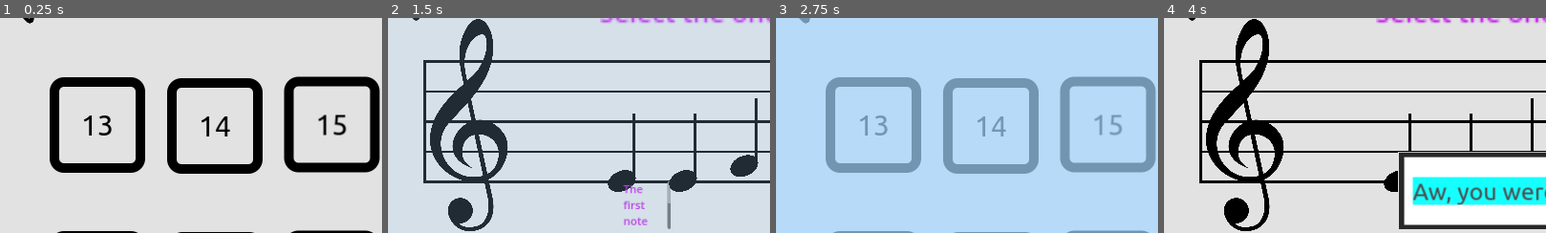
Above: before the commit, frames 1-4 (left to right).
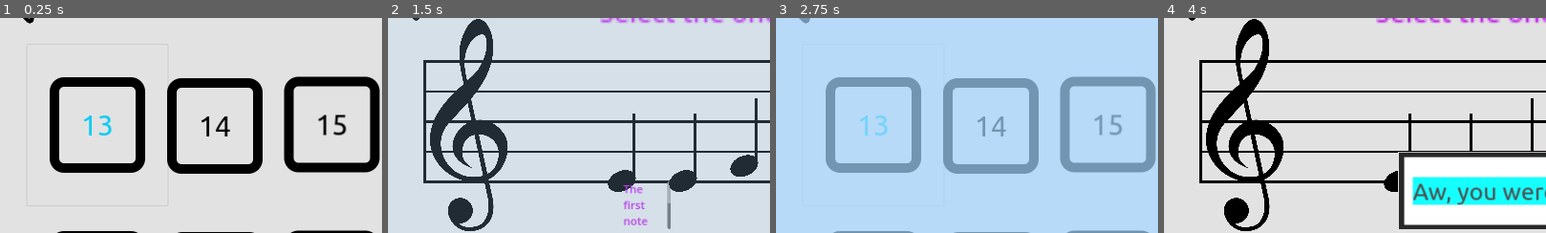
Above: after the commit, the same moments.

Repository: Sniggiho/COMP225-Reluna
Game: Godot game, scene res://Scenes/Tutorial/tutorialScreen2.tscn
Same seed, same stepped clock (60 frames per second), same inputs: the game is played once before the commit and once after it. This scene is started directly instead of the project's main scene.
Inputs (mouse positions are % of the whole screen's width and height, from its top left):
- Up to frame 1 (0.25 s): no input
- Up to frame 2 (1.5 s): click "13" at 0.5 s; click (31, 48) at 1.27 s
- Up to frame 3 (2.75 s): click (4, 7) at 2 s
- Up to frame 4 (4 s): click "14" at 2.75 s; click (73, 81) at 3.5 s
The pictures show only the part of the screen within x 0-50%, y 10-60%; the shares and areas given below are measured in that part.

The runs differ from the first frame. In frame 1, 0.2% of the frame differs, in the area x 22-30%, y 45-55%; in frame 2, nothing differs; in frame 3, 0.2%; in frame 4, nothing differs.

Commit message:
changed names to pascal case in tutorial levels

Diff:
--- a/Project/Scenes/LevelManager/LevelManager.gd
+++ b/Project/Scenes/LevelManager/LevelManager.gd
@@ -122,7 +122,7 @@
 
 	var correct : bool = listOfDetunedNotes.hash() == playersSelectedNotes.hash()
 
-	var feedbackText = get_parent().find_child("Feedback").find_child("feedbackTemp")
+	var feedbackText = get_parent().find_child("Feedback").find_child("FeedbackTemp")
 
 	## TODO
 	if correct:
--- a/Project/Scenes/Tutorial/tutorialScreen.gd
+++ b/Project/Scenes/Tutorial/tutorialScreen.gd
@@ -1,6 +1,6 @@
 extends Node2D
 
-@onready var level1 = $level1
+@onready var level1 = $Level1
 func _ready():
 	GLevelData.prevScene = "res://Scenes/Tutorial/tutorialScreen.tscn"
 	level1.grab_focus()
--- a/Project/Scenes/Tutorial/tutorialScreen.tscn
+++ b/Project/Scenes/Tutorial/tutorialScreen.tscn
@@ -8,132 +8,132 @@
 [node name="tutorialScreen" type="Node2D"]
 script = ExtResource("1_7ft8b")
 
-[node name="level1" parent="." instance=ExtResource("2_58rd6")]
+[node name="Level1" parent="." instance=ExtResource("2_58rd6")]
 offset_left = 57.0
 offset_top = 144.0
 offset_right = 351.0
 offset_bottom = 480.0
 focus_neighbor_top = NodePath("../ReturnButton")
-focus_neighbor_right = NodePath("../level2")
-focus_neighbor_bottom = NodePath("../level7")
+focus_neighbor_right = NodePath("../Level2")
+focus_neighbor_bottom = NodePath("../Level7")
 text = "1"
 tutorialNum = "1"
 
-[node name="level2" parent="." instance=ExtResource("2_58rd6")]
+[node name="Level2" parent="." instance=ExtResource("2_58rd6")]
 offset_left = 301.0
 offset_top = 146.0
 offset_right = 597.0
 offset_bottom = 482.0
-focus_neighbor_left = NodePath("../level1")
-focus_neighbor_right = NodePath("../level3")
-focus_neighbor_bottom = NodePath("../level8")
+focus_neighbor_left = NodePath("../Level1")
+focus_neighbor_right = NodePath("../Level3")
+focus_neighbor_bottom = NodePath("../Level8")
 text = "2"
 tutorialNum = "2"
 
-[node name="level3" parent="." instance=ExtResource("2_58rd6")]
+[node name="Level3" parent="." instance=ExtResource("2_58rd6")]
 offset_left = 548.0
 offset_top = 143.0
 offset_right = 842.0
 offset_bottom = 479.0
-focus_neighbor_left = NodePath("../level2")
-focus_neighbor_right = NodePath("../level4")
-focus_neighbor_bottom = NodePath("../level9")
+focus_neighbor_left = NodePath("../Level2")
+focus_neighbor_right = NodePath("../Level4")
+focus_neighbor_bottom = NodePath("../Level9")
 text = "3"
 tutorialNum = "3"
 
-[node name="level4" parent="." instance=ExtResource("2_58rd6")]
+[node name="Level4" parent="." instance=ExtResource("2_58rd6")]
 offset_left = 783.0
 offset_top = 146.0
 offset_right = 1077.0
 offset_bottom = 482.0
-focus_neighbor_left = NodePath("../level3")
-focus_neighbor_right = NodePath("../level5")
-focus_neighbor_bottom = NodePath("../level10")
+focus_neighbor_left = NodePath("../Level3")
+focus_neighbor_right = NodePath("../Level5")
+focus_neighbor_bottom = NodePath("../Level10")
 text = "4"
 tutorialNum = "4"
 
-[node name="level5" parent="." instance=ExtResource("2_58rd6")]
+[node name="Level5" parent="." instance=ExtResource("2_58rd6")]
 offset_left = 1022.0
 offset_top = 147.0
 offset_right = 1316.0
 offset_bottom = 483.0
-focus_neighbor_left = NodePath("../level4")
-focus_neighbor_right = NodePath("../level6")
-focus_neighbor_bottom = NodePath("../level11")
+focus_neighbor_left = NodePath("../Level4")
+focus_neighbor_right = NodePath("../Level6")
+focus_neighbor_bottom = NodePath("../Level11")
 text = "5"
 tutorialNum = "5"
 
-[node name="level6" parent="." instance=ExtResource("2_58rd6")]
+[node name="Level6" parent="." instance=ExtResource("2_58rd6")]
 offset_left = 1256.0
 offset_top = 148.0
 offset_right = 1550.0
 offset_bottom = 484.0
-focus_neighbor_left = NodePath("../level5")
-focus_neighbor_bottom = NodePath("../level12")
+focus_neighbor_left = NodePath("../Level5")
+focus_neighbor_bottom = NodePath("../Level12")
 text = "6"
 tutorialNum = "6"
 
-[node name="level7" parent="." instance=ExtResource("2_58rd6")]
+[node name="Level7" parent="." instance=ExtResource("2_58rd6")]
 offset_left = 57.0
 offset_top = 466.0
 offset_right = 351.0
 offset_bottom = 802.0
-focus_neighbor_top = NodePath("../level1")
-focus_neighbor_right = NodePath("../level8")
+focus_neighbor_top = NodePath("../Level1")
+focus_neighbor_right = NodePath("../Level8")
 text = "7"
 tutorialNum = "7"
 
-[node name="level8" parent="." instance=ExtResource("2_58rd6")]
+[node name="Level8" parent="." instance=ExtResource("2_58rd6")]
 offset_left = 305.0
 offset_top = 468.0
 offset_right = 599.0
 offset_bottom = 804.0
-focus_neighbor_left = NodePath("../level7")
-focus_neighbor_top = NodePath("../level2")
-focus_neighbor_right = NodePath("../level9")
+focus_neighbor_left = NodePath("../Level7")
+focus_neighbor_top = NodePath("../Level2")
+focus_neighbor_right = NodePath("../Level9")
 text = "8"
 tutorialNum = "8"
 
-[node name="level9" parent="." instance=ExtResource("2_58rd6")]
+[node name="Level9" parent="." instance=ExtResource("2_58rd6")]
 offset_left = 548.0
 offset_top = 465.0
 offset_right = 842.0
 offset_bottom = 801.0
-focus_neighbor_left = NodePath("../level8")
-focus_neighbor_top = NodePath("../level3")
-focus_neighbor_right = NodePath("../level10")
+focus_neighbor_left = NodePath("../Level8")
+focus_neighbor_top = NodePath("../Level3")
+focus_neighbor_right = NodePath("../Level10")
 text = "9"
 tutorialNum = "9"
 
-[node name="level10" parent="." instance=ExtResource("2_58rd6")]
+[node name="Level10" parent="." instance=ExtResource("2_58rd6")]
 offset_left = 785.0
 offset_top = 468.0
 offset_right = 1079.0
 offset_bottom = 804.0
-focus_neighbor_left = NodePath("../level9")
-focus_neighbor_top = NodePath("../level4")
-focus_neighbor_right = NodePath("../level11")
+focus_neighbor_left = NodePath("../Level9")
+focus_neighbor_top = NodePath("../Level4")
+focus_neighbor_right = NodePath("../Level11")
 text = "10"
 tutorialNum = "10"
 
-[node name="level11" parent="." instance=ExtResource("2_58rd6")]
+[node name="Level11" parent="." instance=ExtResource("2_58rd6")]
 offset_left = 1022.0
 offset_top = 469.0
 offset_right = 1316.0
 offset_bottom = 805.0
-focus_neighbor_left = NodePath("../level10")
-focus_neighbor_top = NodePath("../level5")
-focus_neighbor_right = NodePath("../level12")
+focus_neighbor_left = NodePath("../Level10")
+focus_neighbor_top = NodePath("../Level5")
+focus_neighbor_right = NodePath("../Level12")
 text = "11"
 tutorialNum = "11"
 
-[node name="level12" parent="." instance=ExtResource("2_58rd6")]
+[node name="Level12" parent="." instance=ExtResource("2_58rd6")]
 offset_left = 1256.0
 offset_top = 470.0
 offset_right = 1550.0
 offset_bottom = 808.0
-focus_neighbor_left = NodePath("../level11")
-focus_neighbor_top = NodePath("../level6")
+focus_neighbor_left = NodePath("../Level11")
+focus_neighbor_top = NodePath("../Level6")
 focus_neighbor_right = NodePath("../NextButton")
 text = "12"
 tutorialNum = "12"
@@ -144,7 +144,7 @@
 offset_right = 1683.0
 offset_bottom = 986.0
 scale = Vector2(0.663342, 0.580939)
-focus_neighbor_left = NodePath("../level12")
+focus_neighbor_left = NodePath("../Level12")
 texture_normal = ExtResource("3_ijbfe")
 texture_hover = ExtResource("4_5a2cc")
 texture_focused = ExtResource("4_5a2cc")
@@ -156,7 +156,7 @@
 offset_right = 256.0
 offset_bottom = 252.0
 scale = Vector2(0.423342, 0.423342)
-focus_neighbor_bottom = NodePath("../level1")
+focus_neighbor_bottom = NodePath("../Level1")
 texture_normal = ExtResource("3_ijbfe")
 texture_hover = ExtResource("4_5a2cc")
 texture_focused = ExtResource("4_5a2cc")
--- a/Project/Scenes/Tutorial/tutorialScreen2.gd
+++ b/Project/Scenes/Tutorial/tutorialScreen2.gd
@@ -1,7 +1,9 @@
 extends Node2D
 
+@onready var level13 = $Level13
 func _ready():
 	GLevelData.prevScene = "res://Scenes/Tutorial/tutorialScreen2.tscn"
+	level13.grab_focus()
 
 func _on_return_button_pressed():
 	SceneTransition.change_scene("res://Scenes/Tutorial/tutorialScreen.tscn")
--- a/Project/Scenes/Tutorial/tutorialScreen2.tscn
+++ b/Project/Scenes/Tutorial/tutorialScreen2.tscn
@@ -8,99 +8,132 @@
 [node name="tutorialScreen2" type="Node2D"]
 script = ExtResource("1_26gmj")
 
-[node name="level1" parent="." instance=ExtResource("2_f20ib")]
+[node name="Level13" parent="." instance=ExtResource("2_f20ib")]
 offset_left = 57.0
 offset_top = 144.0
 offset_right = 351.0
 offset_bottom = 480.0
+focus_neighbor_top = NodePath("../ReturnButton")
+focus_neighbor_right = NodePath("../Level14")
+focus_neighbor_bottom = NodePath("../Level19")
 text = "13"
 tutorialNum = "13"
 
-[node name="level2" parent="." instance=ExtResource("2_f20ib")]
+[node name="Level14" parent="." instance=ExtResource("2_f20ib")]
 offset_left = 303.0
 offset_top = 146.0
 offset_right = 597.0
 offset_bottom = 482.0
+focus_neighbor_left = NodePath("../Level13")
+focus_neighbor_right = NodePath("../Level15")
+focus_neighbor_bottom = NodePath("../Level20")
 text = "14"
 tutorialNum = "14"
 
-[node name="level3" parent="." instance=ExtResource("2_f20ib")]
+[node name="Level15" parent="." instance=ExtResource("2_f20ib")]
 offset_left = 548.0
 offset_top = 143.0
 offset_right = 842.0
 offset_bottom = 479.0
+focus_neighbor_left = NodePath("../Level14")
+focus_neighbor_right = NodePath("../Level16")
+focus_neighbor_bottom = NodePath("../Level21")
 text = "15"
 tutorialNum = "15"
 
-[node name="level4" parent="." instance=ExtResource("2_f20ib")]
+[node name="Level16" parent="." instance=ExtResource("2_f20ib")]
 offset_left = 783.0
 offset_top = 146.0
 offset_right = 1077.0
 offset_bottom = 482.0
+focus_neighbor_left = NodePath("../Level15")
+focus_neighbor_right = NodePath("../Level17")
+focus_neighbor_bottom = NodePath("../Level22")
 text = "16"
 tutorialNum = "16"
 
-[node name="level5" parent="." instance=ExtResource("2_f20ib")]
+[node name="Level17" parent="." instance=ExtResource("2_f20ib")]
 offset_left = 1022.0
 offset_top = 147.0
 offset_right = 1316.0
 offset_bottom = 483.0
+focus_neighbor_left = NodePath("../Level16")
+focus_neighbor_right = NodePath("../Level18")
+focus_neighbor_bottom = NodePath("../Level23")
 text = "17"
 tutorialNum = "17"
 
-[node name="level6" parent="." instance=ExtResource("2_f20ib")]
+[node name="Level18" parent="." instance=ExtResource("2_f20ib")]
 offset_left = 1256.0
 offset_top = 148.0
 offset_right = 1550.0
 offset_bottom = 484.0
+focus_neighbor_left = NodePath("../Level17")
+focus_neighbor_bottom = NodePath("../Level24")
 text = "18"
 tutorialNum = "18"
 
-[node name="level7" parent="." instance=ExtResource("2_f20ib")]
+[node name="Level19" parent="." instance=ExtResource("2_f20ib")]
 offset_left = 57.0
 offset_top = 466.0
 offset_right = 351.0
 offset_bottom = 802.0
+focus_neighbor_top = NodePath("../Level13")
+focus_neighbor_right = NodePath("../Level20")
 text = "19"
 tutorialNum = "19"
 
-[node name="level8" parent="." instance=ExtResource("2_f20ib")]
+[node name="Level20" parent="." instance=ExtResource("2_f20ib")]
 offset_left = 305.0
 offset_top = 468.0
 offset_right = 599.0
 offset_bottom = 804.0
+focus_neighbor_left = NodePath("../Level19")
+focus_neighbor_top = NodePath("../Level14")
+focus_neighbor_right = NodePath("../Level21")
 text = "20"
 tutorialNum = "20"
 
-[node name="level9" parent="." instance=ExtResource("2_f20ib")]
+[node name="Level21" parent="." instance=ExtResource("2_f20ib")]
 offset_left = 548.0
 offset_top = 465.0
 offset_right = 842.0
 offset_bottom = 801.0
+focus_neighbor_left = NodePath("../Level20")
+focus_neighbor_top = NodePath("../Level15")
+focus_neighbor_right = NodePath("../Level22")
 text = "21"
 tutorialNum = "21"
 
-[node name="level10" parent="." instance=ExtResource("2_f20ib")]
+[node name="Level22" parent="." instance=ExtResource("2_f20ib")]
 offset_left = 785.0
 offset_top = 468.0
 offset_right = 1079.0
 offset_bottom = 804.0
+focus_neighbor_left = NodePath("../Level21")
+focus_neighbor_top = NodePath("../Level16")
+focus_neighbor_right = NodePath("../Level23")
 text = "22"
 tutorialNum = "22"
 
-[node name="level11" parent="." instance=ExtResource("2_f20ib")]
+[node name="Level23" parent="." instance=ExtResource("2_f20ib")]
 offset_left = 1022.0
 offset_top = 469.0
 offset_right = 1316.0
 offset_bottom = 805.0
+focus_neighbor_left = NodePath("../Level22")
+focus_neighbor_top = NodePath("../Level17")
+focus_neighbor_right = NodePath("../Level24")
 text = "23"
 tutorialNum = "23"
 
-[node name="level12" parent="." instance=ExtResource("2_f20ib")]
+[node name="Level24" parent="." instance=ExtResource("2_f20ib")]
 offset_left = 1256.0
 offset_top = 470.0
 offset_right = 1550.0
 offset_bottom = 806.0
+focus_neighbor_left = NodePath("../Level23")
+focus_neighbor_top = NodePath("../Level18")
 text = "24"
 tutorialNum = "24"
 
@@ -110,6 +143,7 @@
 offset_right = 256.0
 offset_bottom = 252.0
 scale = Vector2(0.423342, 0.423342)
+focus_neighbor_bottom = NodePath("../Level13")
 texture_normal = ExtResource("3_cklu3")
 texture_hover = ExtResource("4_bw842")
 
--- a/Project/Scenes/TutorialButton/tutorialButton.tscn
+++ b/Project/Scenes/TutorialButton/tutorialButton.tscn
@@ -3,7 +3,7 @@
 [ext_resource type="Texture2D" uid="uid://ukpg5ih6vcgr" path="res://RelunaIcons/levelOutline.png" id="1_gqk5d"]
 [ext_resource type="Script" path="res://Scenes/TutorialButton/tutorialButton.gd" id="2_1pyx0"]
 
-[node name="tutorialButton" type="Button"]
+[node name="TutorialButton" type="Button"]
 offset_left = 1.0
 offset_top = -1.0
 offset_right = 295.0
--- a/Project/Scenes/firstScene.tscn
+++ b/Project/Scenes/firstScene.tscn
@@ -132,7 +132,7 @@
 layout_mode = 2
 color = Color(0.0862745, 1, 1, 1)
 
-[node name="feedbackTemp" type="RichTextLabel" parent="Feedback/CenterContainer/MarginContainer"]
+[node name="FeedbackTemp" type="RichTextLabel" parent="Feedback/CenterContainer/MarginContainer"]
 layout_mode = 2
 theme_type_variation = &"feedback"
 text = "I popped up"
